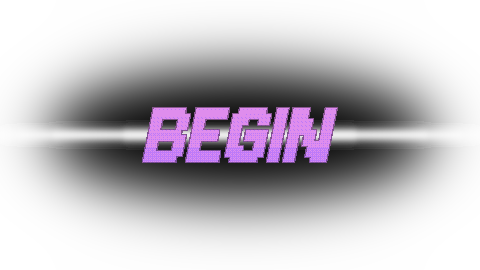
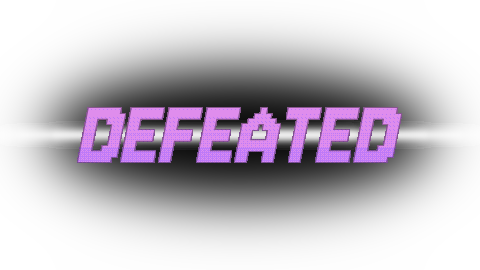
Comparing the layer stacks of the two 480×270 images. Changes:
added layer "gradient defeated" above "defeated outline" over [78,108,402,162]
added layer "defeated outline" above "gradient" over [77,107,402,163]
hid "gradient" over [143,108,337,162]
hid "outline" over [142,107,338,163]
added layer "DEFEATED" above "BEGIN" over [78,108,401,162]
